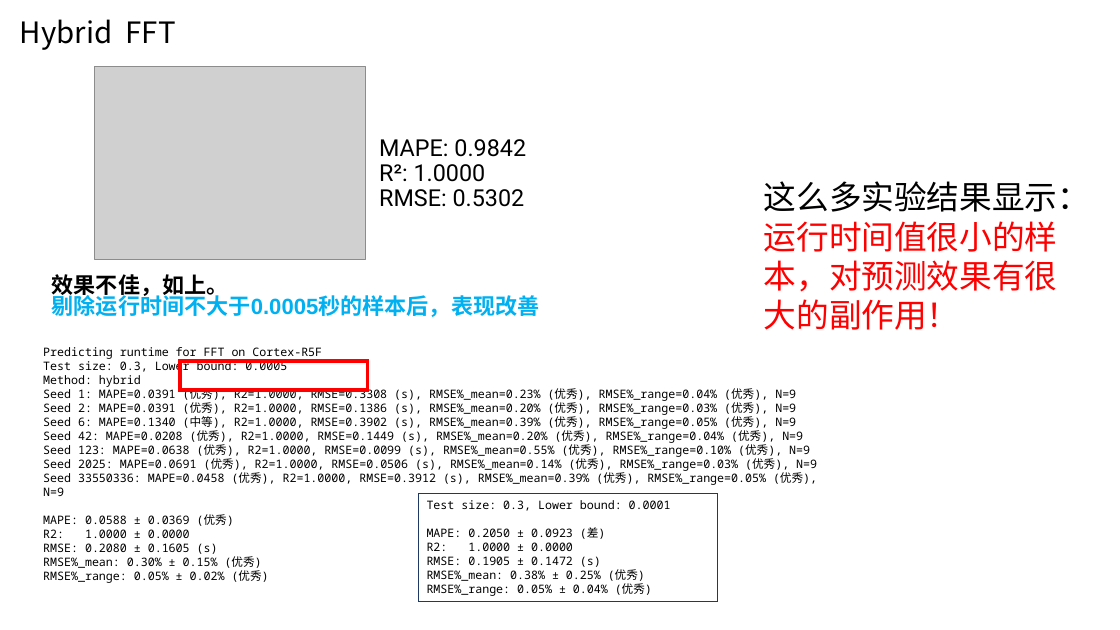
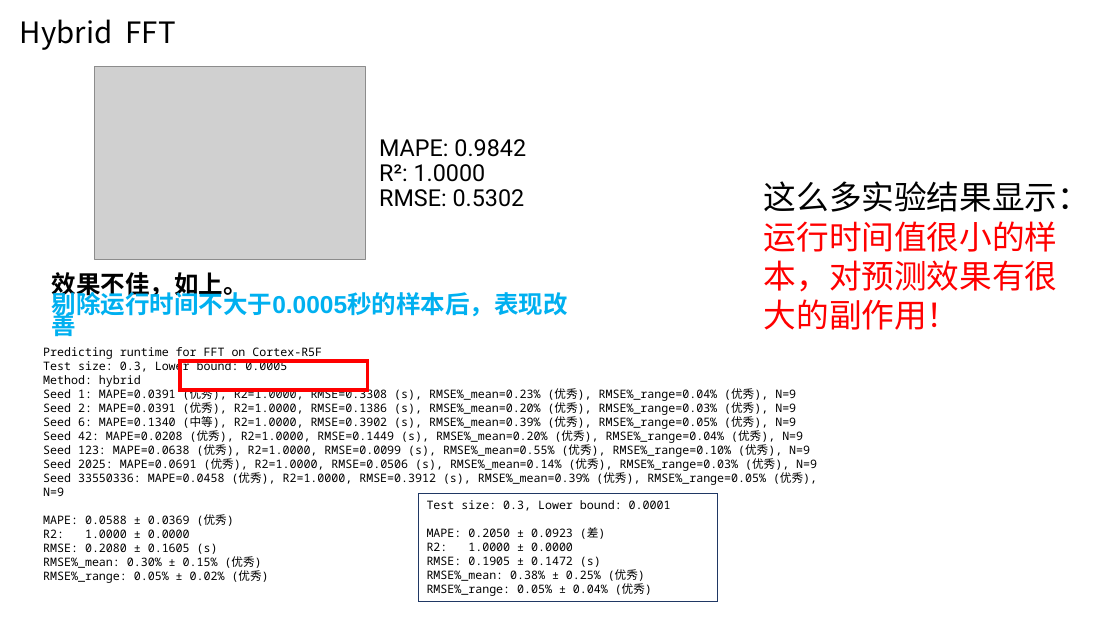
Before and after one commit to AE-26710/Time-Prediction, a slide deck: slide 16 of 20251106-同平台runtime预测-金.pptx (slide 26 before the commit). Drawn at 1120x630 pixels with LibreOffice and Linux fonts; fonts in the diff are those of the drawing; grey boxes stand for pictures. Boxes give left, top, right and bottom in pixels: in the first picture for what was removed or moved away, otherwise in the second. Text is boxed around its words. In the diff, an @@ line names an element or a change of style, - is before the commit and + after.

```diff
--- a/20251106-同平台runtime预测-金.pptx
+++ b/20251106-同平台runtime预测-金.pptx
@@ text "效果不佳，如上。" at <box>52,272,568,340</box>: size 18.9 to 21 pt; line spacing 0.8 to 0.7 @@
```
Also in this commit, not shown: 6 other slides changed, 13 slides removed, 11 other files.
